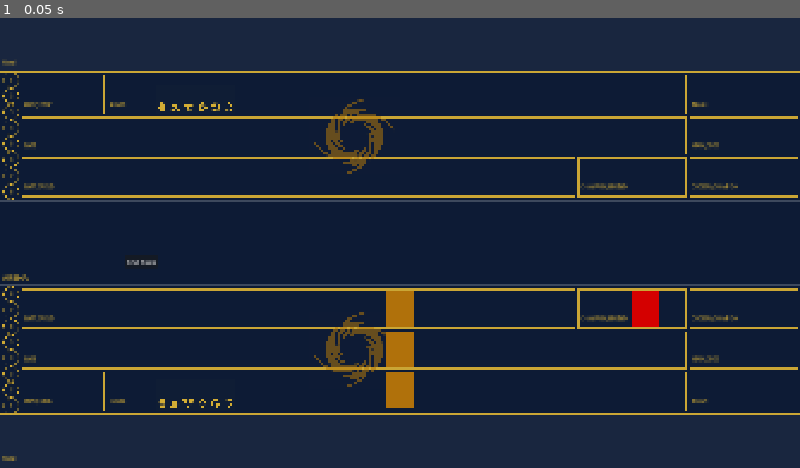
Above: before the commit, frame 1.
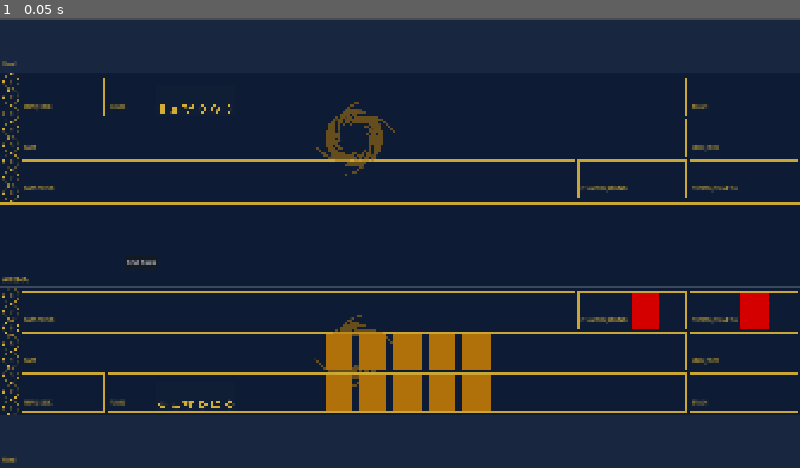
Above: after the commit, the same moment.

Repository: hashirmohammad/RiftBound
Game: Godot game, scene res://Scenes/main.tscn
The game is run twice, just before and just after one commit, with the same random seed, the same clock (stepped at 60 frames per second) and the same inputs.
Inputs:
- Up to frame 1 (0.05 s): no input

The runs differ from the first frame. In frame 1, 14% of the frame differs, in the area x 0-100%, y 0-99%.

Commit message:
Fixing the card slot positioning and quantity

Diff:
--- a/Scenes/main.tscn
+++ b/Scenes/main.tscn
@@ -16,6 +16,8 @@
 
 [node name="Board" parent="." unique_id=272103127 instance=ExtResource("1_344ge")]
 z_index = -1
+offset_top = 4.0
+offset_bottom = 4.0
 
 [node name="HandManager" type="Node2D" parent="." unique_id=1612433838]
 position = Vector2(960, 950)
@@ -30,62 +32,72 @@
 [node name="CardSlot" parent="CardSlots" unique_id=402928220 instance=ExtResource("2_jjvhh")]
 modulate = Color(0.83137256, 0.6666667, 0.20784314, 1)
 z_index = -3
-position = Vector2(960, 895)
+position = Vector2(976.99994, 898)
 scale = Vector2(0.55, 0.55)
 
 [node name="CardSlot2" parent="CardSlots" unique_id=1283769364 instance=ExtResource("2_jjvhh")]
 modulate = Color(0.83137256, 0.6666667, 0.20784314, 1)
 z_index = -3
-position = Vector2(960, 698)
+position = Vector2(894, 800)
 scale = Vector2(0.55, 0.55)
 
 [node name="CardSlot3" parent="CardSlots" unique_id=1618857134 instance=ExtResource("2_jjvhh")]
 modulate = Color(0.83137256, 0.6666667, 0.20784314, 1)
 z_index = -3
-position = Vector2(960, 796)
+position = Vector2(976.99994, 800)
 scale = Vector2(0.55, 0.55)
 
 [node name="CardSlot4" parent="CardSlots" unique_id=1424280011 instance=ExtResource("2_jjvhh")]
 modulate = Color(1, 0, 0, 1)
 z_index = -3
-position = Vector2(1550, 698)
+position = Vector2(1549.9999, 702.99994)
 scale = Vector2(0.55, 0.55)
 
 [node name="CardSlot5" parent="CardSlots" unique_id=846035168 instance=ExtResource("2_jjvhh")]
-visible = false
-z_index = -3
-position = Vector2(1240, 750)
-scale = Vector2(0.6, 0.6)
+modulate = Color(0.83137256, 0.6666667, 0.20784314, 1)
+z_index = -3
+position = Vector2(1061, 800)
+scale = Vector2(0.55, 0.55)
 
 [node name="CardSlot6" parent="CardSlots" unique_id=1542259996 instance=ExtResource("2_jjvhh")]
-visible = false
-z_index = -3
-position = Vector2(960, 570)
-scale = Vector2(0.6, 0.6)
+modulate = Color(0.83137256, 0.6666667, 0.20784314, 1)
+z_index = -3
+position = Vector2(1144, 800)
+scale = Vector2(0.55, 0.55)
 
 [node name="CardSlot7" parent="CardSlots" unique_id=938148835 instance=ExtResource("2_jjvhh")]
-visible = false
-z_index = -3
-position = Vector2(820, 570)
-scale = Vector2(0.6, 0.6)
+modulate = Color(0.83137256, 0.6666667, 0.20784314, 1)
+z_index = -3
+position = Vector2(894, 898)
+scale = Vector2(0.55, 0.55)
 
 [node name="CardSlot8" parent="CardSlots" unique_id=556147842 instance=ExtResource("2_jjvhh")]
-visible = false
-z_index = -3
-position = Vector2(680, 570)
-scale = Vector2(0.6, 0.6)
+modulate = Color(0.83137256, 0.6666667, 0.20784314, 1)
+z_index = -3
+position = Vector2(811.99994, 898)
+scale = Vector2(0.55, 0.55)
+
+[node name="ChampSlot1" parent="CardSlots" unique_id=1117342945 instance=ExtResource("2_jjvhh")]
+modulate = Color(1, 0, 0, 1)
+position = Vector2(1811.9999, 702.99994)
+scale = Vector2(0.55, 0.55)
 
 [node name="CardSlot9" parent="CardSlots" unique_id=809036098 instance=ExtResource("2_jjvhh")]
-visible = false
-z_index = -3
-position = Vector2(1100, 570)
-scale = Vector2(0.6, 0.6)
+modulate = Color(0.83137256, 0.6666667, 0.20784314, 1)
+z_index = -3
+position = Vector2(1144, 898)
+scale = Vector2(0.55, 0.55)
 
 [node name="CardSlot10" parent="CardSlots" unique_id=268072419 instance=ExtResource("2_jjvhh")]
-visible = false
-z_index = -3
-position = Vector2(1240, 570)
-scale = Vector2(0.6, 0.6)
+modulate = Color(0.83137256, 0.6666667, 0.20784314, 1)
+z_index = -3
+position = Vector2(1061, 898)
+scale = Vector2(0.55, 0.55)
+
+[node name="CardSlot11" parent="CardSlots" unique_id=410913255 instance=ExtResource("2_jjvhh")]
+modulate = Color(0.83137256, 0.6666667, 0.20784314, 1)
+position = Vector2(811.99994, 800)
+scale = Vector2(0.55, 0.55)
 
 [node name="EnemyCardSlot11" parent="CardSlots" unique_id=1114199844 instance=ExtResource("4_344ge")]
 visible = false
